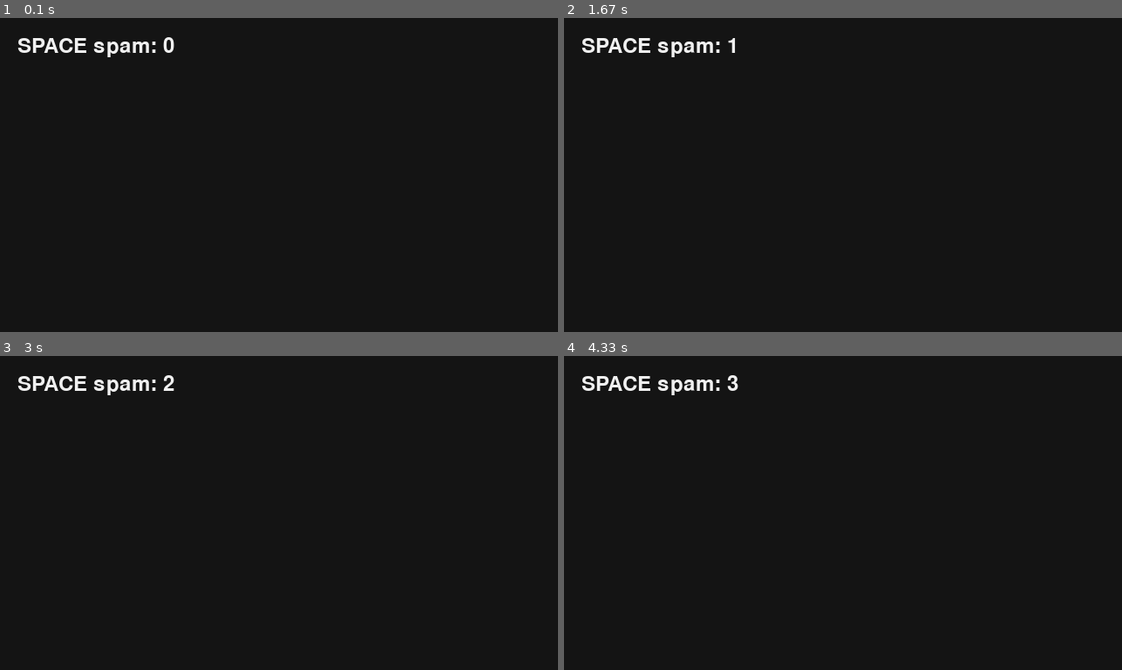
Above: before the commit, frames 1-4 (two rows, left to right).
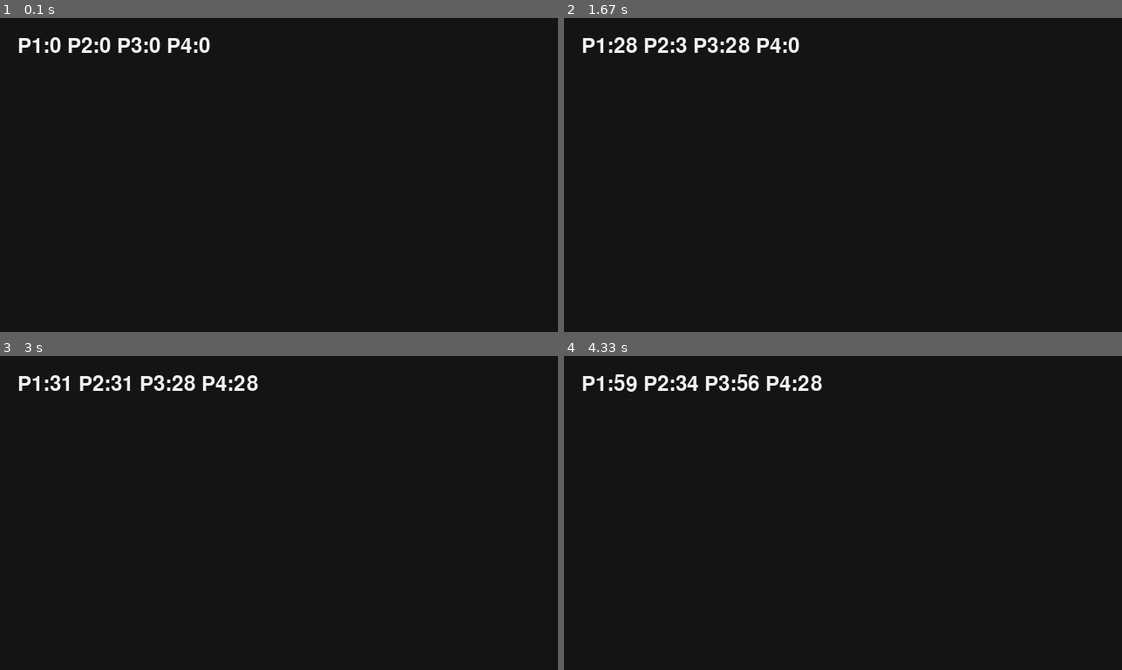
Above: after the commit, the same moments.

Repository: Joshober/GameJamRepo
Game: pygame game, started from minigames/_templates/pygame-template/main.py
The game is run twice, just before and just after one commit, with the same random seed, the same clock (stepped at 60 frames per second) and the same inputs.
Inputs:
- Up to frame 1 (0.1 s): no input
- Up to frame 2 (1.67 s): tap Enter at 0.33 s; hold Space 0.67-1.13 s; hold Right 0.67-1.13 s; hold U 1.17-1.63 s; hold Right 1.17-1.63 s
- Up to frame 3 (3 s): tap Space at 1.67 s; hold Enter 2-2.47 s; hold Right 2-2.47 s; hold R 2.5-2.97 s; hold Right 2.5-2.97 s
- Up to frame 4 (4.33 s): tap Enter at 3 s; hold Space 3.33-3.8 s; hold Right 3.33-3.8 s; hold U 3.83-4.3 s; hold Right 3.83-4.3 s

The runs differ from the first frame. In frame 1, 1.0% of the frame differs, in the area x 3-38%, y 6-13%; in frame 2, 1.1%; in frame 3, 1.3%; in frame 4, 1.3%, in the area x 3-47%, y 5-13%.

Commit message:
Add standardized 4-player control mapping system (P1:WASD+Space, P2:Arrows+Enter, P3:IJKL+U, P4:TFGH+R)

Diff:
--- a/minigames/_templates/pygame-template/main.py
+++ b/minigames/_templates/pygame-template/main.py
@@ -4,6 +4,53 @@
 import time
 
 import pygame
+
+# Standard 4-player control mapping
+# Player 1: WASD + Space
+# Player 2: Arrow keys + Enter
+# Player 3: IJKL + U
+# Player 4: TFGH + R
+CONTROLS = {
+    1: {
+        'up': pygame.K_w,
+        'down': pygame.K_s,
+        'left': pygame.K_a,
+        'right': pygame.K_d,
+        'action': pygame.K_SPACE
+    },
+    2: {
+        'up': pygame.K_UP,
+        'down': pygame.K_DOWN,
+        'left': pygame.K_LEFT,
+        'right': pygame.K_RIGHT,
+        'action': pygame.K_RETURN
+    },
+    3: {
+        'up': pygame.K_i,
+        'down': pygame.K_k,
+        'left': pygame.K_j,
+        'right': pygame.K_l,
+        'action': pygame.K_u
+    },
+    4: {
+        'up': pygame.K_t,
+        'down': pygame.K_g,
+        'left': pygame.K_f,
+        'right': pygame.K_h,
+        'action': pygame.K_r
+    }
+}
+
+def get_player_input(player_num, keys):
+    """Get input state for a player"""
+    ctrl = CONTROLS.get(player_num, {})
+    return {
+        'up': keys[ctrl.get('up', 0)],
+        'down': keys[ctrl.get('down', 0)],
+        'left': keys[ctrl.get('left', 0)],
+        'right': keys[ctrl.get('right', 0)],
+        'action': keys[ctrl.get('action', 0)]
+    }
 
 def main():
     parser = argparse.ArgumentParser()
@@ -20,32 +67,40 @@
 
     font = pygame.font.SysFont(None, 36)
     start = time.time()
-    points = 0
+    points = [0, 0, 0, 0]  # Points for each player
     running = True
 
-    # Score-attack: press SPACE as many times as you can in 5 seconds
+    # Example: 4-player score-attack - press action button as many times as possible in 5 seconds
     while running:
         now = time.time()
         if now - start >= 5.0:
             running = False
 
+        keys = pygame.key.get_pressed()
+
+        # Check all 4 players' action buttons
+        for p in range(1, 5):
+            input_state = get_player_input(p, keys)
+            if input_state['action']:
+                points[p-1] += 1
+
         for event in pygame.event.get():
             if event.type == pygame.QUIT:
                 running = False
-            if event.type == pygame.KEYDOWN and event.key == pygame.K_SPACE:
-                points += 1
 
         screen.fill((20,20,20))
-        txt = font.render(f"SPACE spam: {points}", True, (240,240,240))
+        txt = font.render(f"P1:{points[0]} P2:{points[1]} P3:{points[2]} P4:{points[3]}", True, (240,240,240))
         screen.blit(txt, (20, 20))
         pygame.display.flip()
 
     pygame.quit()
 
-    # Convert score-attack into Mario-Party-ish scoring for 4 players
-    # In Option 1, you can run it once per player and compare, OR keep it single-player.
-    # For now, return points for P1 and 0 for others.
-    result = {"scores": [points, 0, 0, 0], "winner": 0, "meta": {"mode": args.mode}}
+    # Return scores for all 4 players
+    result = {
+        "scores": points,
+        "winner": points.index(max(points)),
+        "meta": {"mode": args.mode}
+    }
     print("RESULT:", json.dumps(result))
 
 if __name__ == "__main__":
Not shown, changed: host/public/index.html
Not shown, added: minigames/_templates/CONTROLS.md
Not shown, added: minigames/_templates/js-template/controls.js
Not shown, changed: minigames/_templates/js-template/game.js
Not shown, changed: minigames/_templates/js-template/index.html
Not shown, added: minigames/mg-001-sample-js/controls.js
Not shown, changed: minigames/mg-001-sample-js/game.js
Not shown, changed: minigames/mg-001-sample-js/index.html
